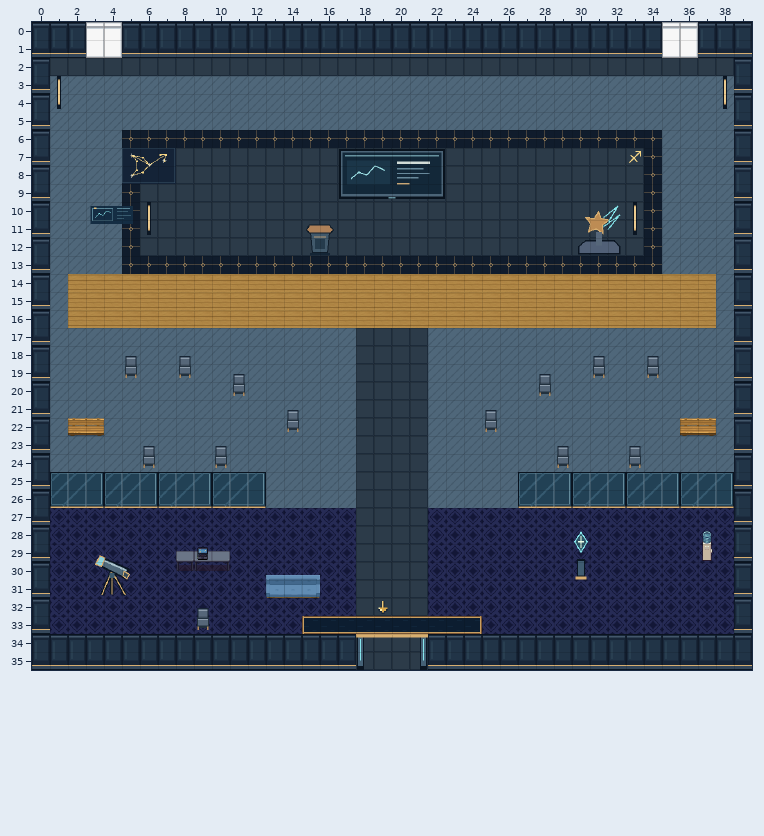
Two states of a Tiled map (JSON), maps/speaker-sagittarius.tmj. The first picture shows the starting point.
Cells are 32x32 px. Shown: x 0..39, y 0..35.
New version:
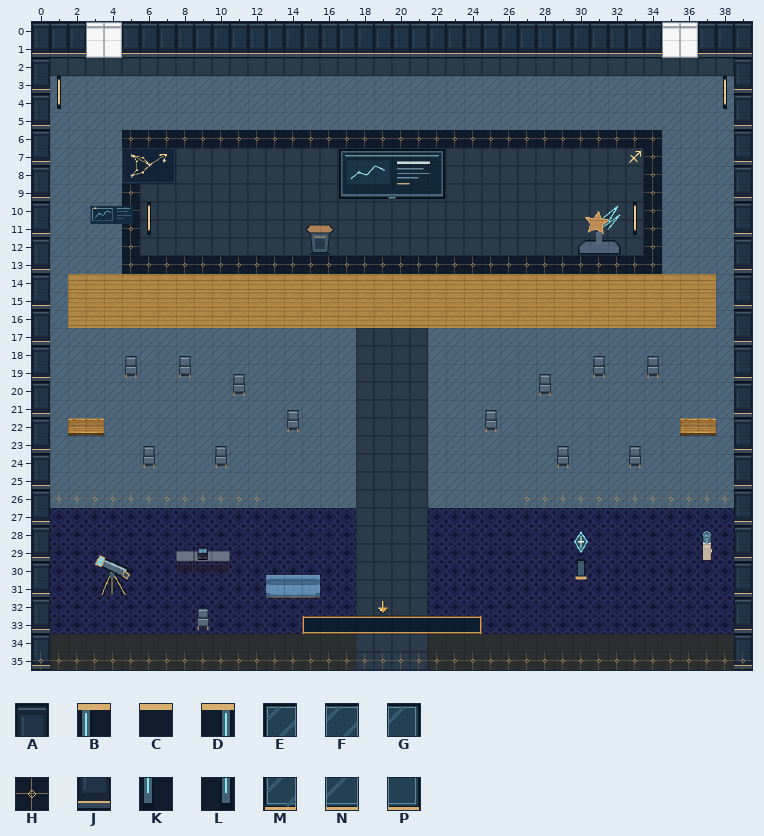
Key: from "art-0": A 0, B 1, C 2, D 4, E 9, F 10, G 11, H 15, J 16, K 17, L 20, M 25, N 26, P 27.
_ is an empty cell.
Tiles replaced or removed in this view: A, B, C, D, E, F, G, J, K, L, M, N, P.
From old to new:
Changed rows in their new state; . is an unchanged cell.
Layer "scenery-belowAvatar-0":
first column x 1:
26 HHHHHHHHHHHH..............HHHHHHHHHHHH
first column x 18:
35 HHHH
Layer "scenery-belowAvatar-2":
first column x 0:
35 J......................................J
Layer "scenery-belowAvatar-3":
first column x 0:
35 HHHHHHHHHHHHHHHHHH....HHHHHHHHHHHHHHHHHH
Layer "scenery-aboveAvatar-0" (removed):
first column x 1:
25 ____________..............____________
26 ____________..............____________
first column x 0:
34 ..................____..................
35 _................._.._................._
Layer "scenery-aboveAvatar-1" (removed):
first column x 0:
34 ._________________...._________________.
35 __________________....__________________
Where, in picture pixels (left, top, right, bottom), the same in both pictures:
changed: (50, 472, 266, 508)
changed: (518, 472, 734, 508)
changed: (32, 634, 752, 670)
